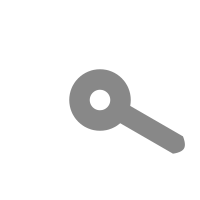
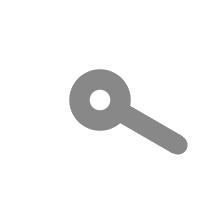
Layered file, before and after one edit (200×200). Changes by layer:
painted on "Bar" over 173, 136, 185, 154
added group "Balls" with 6 layers above "Layer 1" over 173, 136, 188, 155
added layer "20px ball copy" in group "Balls" over 173, 136, 188, 155
